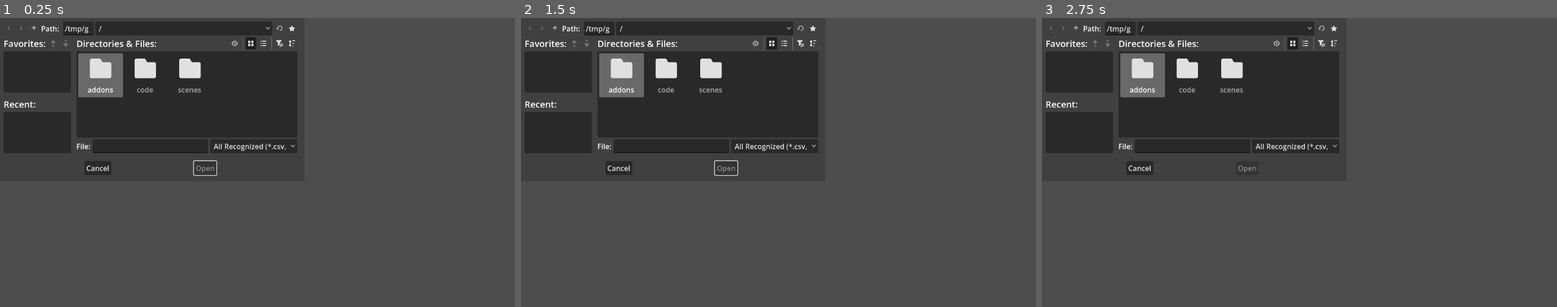
Above: before the commit, frames 1-3 (left to right).
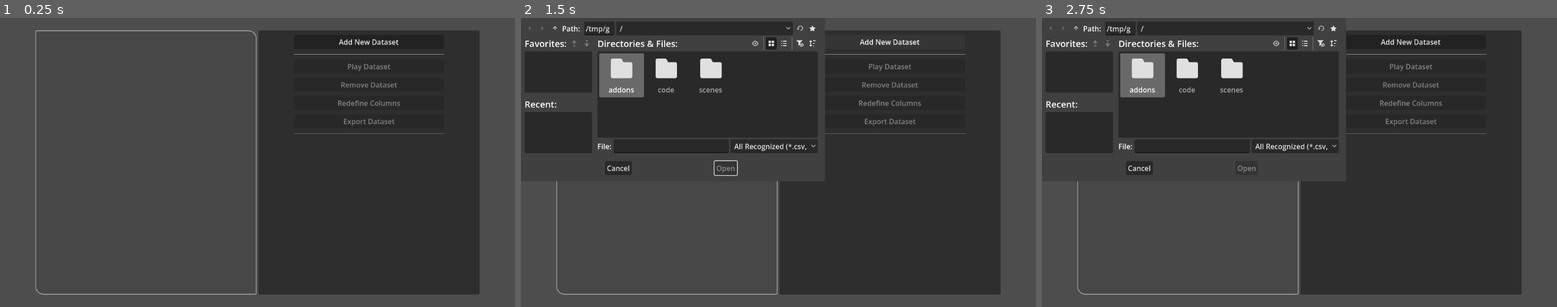
Above: after the commit, the same moments.

Repository: Kaplin86/quiz-game
Game: Godot game, scene res://scenes/setSelector.tscn
Two runs of this game, one before a commit and one after it. Both use one fixed random seed, a clock stepped at 60 frames per second and the inputs below. Before the commit the project starts from res://scenes/main.tscn.
Inputs (mouse positions are in pixels of both pictures, inside the frame that each line leads up to):
- Up to frame 1 (0.25 s): no input
- Up to frame 2 (1.5 s): click (891, 41) at 0.5 s, where only the run after the commit has a clickable "Add New Dataset"; click (891, 41) at 1.25 s, where only the run after the commit has a clickable "Add New Dataset"
- Up to frame 3 (2.75 s): click (1062, 29) at 2 s

The runs differ from the first frame. In frame 1, 53% of the frame differs, in the area x 0-94%, y 1-96%; in frame 2, 34%; in frame 3, 35%.

Commit message:
added selection / control menu for datasets

Diff:
--- a/code/QuestionImporter.gd
+++ b/code/QuestionImporter.gd
@@ -4,6 +4,8 @@
 ## A class built around finding and parsing given CSV files into godot resources.
 
 signal _endRequest(file : String)
+
+var _questionPathHold = ""
 
 ## Asks the user for a .csv, a .tsv, or a .quiz file and returns the path. Will return "" if a invalid path is selected.
 func locateCSV() -> String:
--- a/code/mainScript.gd
+++ /dev/null
@@ -1,6 +0,0 @@
-extends Node2D
-
-func _ready():
-	var file = await QuestionImporter.locateCSV()
-	print("file is ", file)
-	QuestionImporter.parseFile(file)
--- /dev/null
+++ b/code/setSelector.gd
@@ -0,0 +1,10 @@
+extends Control
+
+
+func promptNewSet():
+	var path = await QuestionImporter.locateCSV()
+	if path == "":
+		return
+
+	QuestionImporter._questionPathHold = path
+	get_tree().change_scene_to_file("res://scenes/setColumns.tscn")
--- a/code/set_columns.gd
+++ b/code/set_columns.gd
@@ -5,10 +5,7 @@
 @export var panelContainerToDupe : Node
 
 func _ready() -> void:
-	#temp
-	var path = await QuestionImporter.locateCSV()
-	fileGrid = QuestionImporter.parseFilePathToGrid(path)
-	#
+	fileGrid = QuestionImporter.parseFilePathToGrid(QuestionImporter._questionPathHold)
 
 	headers = fileGrid[0]
 	fillOptionBoxes()
--- a/project.godot
+++ b/project.godot
@@ -11,7 +11,7 @@
 [application]
 
 config/name="QuizGame"
-run/main_scene="uid://crgsw3gho3uaa"
+run/main_scene="uid://b6poxd5c2nx3y"
 config/features=PackedStringArray("4.6", "GL Compatibility")
 config/icon="res://icon.svg"
 
--- a/scenes/main.tscn
+++ /dev/null
@@ -1,6 +0,0 @@
-[gd_scene format=3 uid="uid://crgsw3gho3uaa"]
-
-[ext_resource type="Script" uid="uid://cbce4mj38fe4c" path="res://code/mainScript.gd" id="1_o5qli"]
-
-[node name="Node2D" type="Node2D" unique_id=547876870]
-script = ExtResource("1_o5qli")
--- /dev/null
+++ b/scenes/setSelector.tscn
@@ -0,0 +1,114 @@
+[gd_scene format=3 uid="uid://b6poxd5c2nx3y"]
+
+[ext_resource type="Script" uid="uid://dibk2dugg5wks" path="res://code/setSelector.gd" id="1_qo2up"]
+
+[sub_resource type="StyleBoxFlat" id="StyleBoxFlat_882sy"]
+content_margin_left = 0.0
+content_margin_top = 0.0
+content_margin_right = 0.0
+content_margin_bottom = 0.0
+bg_color = Color(0.101960786, 0.101960786, 0.101960786, 0.105882354)
+border_width_left = 3
+border_width_top = 3
+border_width_right = 3
+border_width_bottom = 3
+border_blend = true
+corner_radius_top_left = 3
+corner_radius_top_right = 17
+corner_radius_bottom_right = 3
+corner_radius_bottom_left = 17
+corner_detail = 5
+
+[node name="Control" type="Control" unique_id=1724904484]
+layout_mode = 3
+anchors_preset = 15
+anchor_right = 1.0
+anchor_bottom = 1.0
+grow_horizontal = 2
+grow_vertical = 2
+script = ExtResource("1_qo2up")
+
+[node name="Panel" type="HBoxContainer" parent="." unique_id=1177095741]
+layout_mode = 1
+anchors_preset = -1
+anchor_left = 0.06857639
+anchor_top = 0.043209877
+anchor_right = 0.9314236
+anchor_bottom = 0.95679015
+grow_horizontal = 2
+grow_vertical = 2
+metadata/_edit_use_anchors_ = true
+
+[node name="Panel" type="ScrollContainer" parent="Panel" unique_id=1844495100]
+layout_mode = 2
+size_flags_horizontal = 3
+
+[node name="Panel2" type="Panel" parent="Panel/Panel" unique_id=132503699]
+layout_mode = 2
+size_flags_horizontal = 3
+size_flags_vertical = 3
+theme_override_styles/panel = SubResource("StyleBoxFlat_882sy")
+
+[node name="Vbox" type="VBoxContainer" parent="Panel/Panel/Panel2" unique_id=1148166945]
+layout_mode = 1
+anchors_preset = 15
+anchor_right = 1.0
+anchor_bottom = 1.0
+grow_horizontal = 2
+grow_vertical = 2
+
+[node name="Panel2" type="Panel" parent="Panel" unique_id=1773981859]
+layout_mode = 2
+size_flags_horizontal = 3
+
+[node name="MarginContainer" type="MarginContainer" parent="Panel/Panel2" unique_id=439118788]
+layout_mode = 1
+anchors_preset = 15
+anchor_right = 1.0
+anchor_bottom = 1.0
+grow_horizontal = 2
+grow_vertical = 2
+theme_override_constants/margin_left = 80
+theme_override_constants/margin_top = 10
+theme_override_constants/margin_right = 80
+theme_override_constants/margin_bottom = 10
+
+[node name="VBoxContainer" type="VBoxContainer" parent="Panel/Panel2/MarginContainer" unique_id=699190209]
+layout_mode = 2
+theme_override_constants/separation = 10
+
+[node name="New" type="Button" parent="Panel/Panel2/MarginContainer/VBoxContainer" unique_id=416557201]
+layout_mode = 2
+text = "Add New Dataset"
+
+[node name="HSeparator" type="HSeparator" parent="Panel/Panel2/MarginContainer/VBoxContainer" unique_id=531504056]
+layout_mode = 2
+
+[node name="Play" type="Button" parent="Panel/Panel2/MarginContainer/VBoxContainer" unique_id=1065879455 groups=["requireDataset"]]
+layout_mode = 2
+disabled = true
+text = "Play Dataset"
+
+[node name="Remove" type="Button" parent="Panel/Panel2/MarginContainer/VBoxContainer" unique_id=571905263 groups=["requireDataset"]]
+layout_mode = 2
+disabled = true
+text = "Remove Dataset"
+
+[node name="Redefine" type="Button" parent="Panel/Panel2/MarginContainer/VBoxContainer" unique_id=1544954112 groups=["requireDataset"]]
+layout_mode = 2
+disabled = true
+text = "Redefine Columns"
+
+[node name="Export" type="Button" parent="Panel/Panel2/MarginContainer/VBoxContainer" unique_id=1022481019 groups=["requireDataset"]]
+layout_mode = 2
+disabled = true
+text = "Export Dataset"
+
+[node name="HSeparator2" type="HSeparator" parent="Panel/Panel2/MarginContainer/VBoxContainer" unique_id=1907110341]
+layout_mode = 2
+
+[node name="Control" type="Control" parent="Panel/Panel2/MarginContainer/VBoxContainer" unique_id=1016955216]
+layout_mode = 2
+size_flags_vertical = 3
+
+[connection signal="pressed" from="Panel/Panel2/MarginContainer/VBoxContainer/New" to="." method="promptNewSet"]
Not shown, removed: code/mainScript.gd.uid
Not shown, added: code/setSelector.gd.uid
